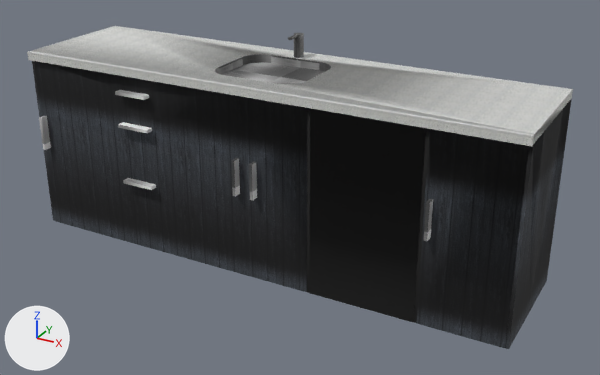
The COLLADA model meshes/Kitchen Counter/kitchen-counter.dae: old version first, new version second.
Camera for both pictures: a camera (50 mm lens) standing at (1.848, -3.179, 1.942) and looking at (0.116, -0.03, 0.367). The axes (+X, +Y, +Z) are drawn at lower left. The lights are the same throughout. Vertices at the same position are counted once.

Names of what the first picture shows: 'SketchUp'.
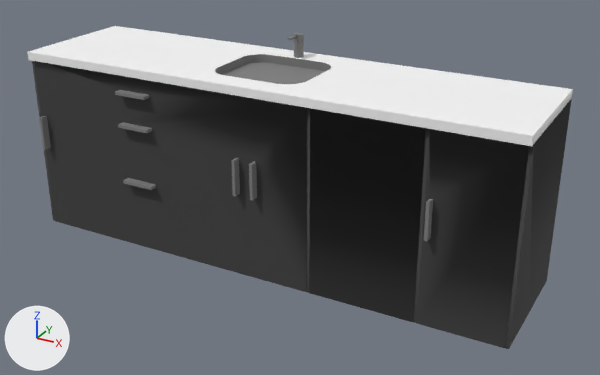
Patch to the scene script:
```diff
--- a/meshes/Kitchen Counter/kitchen-counter.dae.py
+++ b/meshes/Kitchen Counter/kitchen-counter.dae.py
@@ img_black_jpg @@
+img_black_jpg = load_image('black.jpg', 'kitchen-counter/black.jpg', 512, 512, 'sRGB')
@@ img_metal_jpg @@
+img_metal_jpg = load_image('metal.jpg', 'kitchen-counter/metal.jpg', 512, 512, 'sRGB')
@@ img_dark_black_jpg @@
+img_dark_black_jpg = load_image('dark_black.jpg', 'kitchen-counter/dark_black.jpg', 512, 512, 'sRGB')
@@ img_countertop_jpg @@
+img_countertop_jpg = load_image('countertop.jpg', 'kitchen-counter/countertop.jpg', 512, 512, 'sRGB')
@@ mat_black @@
+mat_black = principled_material('black')
+mat_black.texture = img_black_jpg
+mat_black.roughness = 0.9
@@ mat_metal @@
+mat_metal = principled_material('metal')
+mat_metal.texture = img_metal_jpg
+mat_metal.roughness = 0.9
@@ mat_dark_black @@
+mat_dark_black = principled_material('dark_black')
+mat_dark_black.texture = img_dark_black_jpg
+mat_dark_black.roughness = 0.9
@@ mat_countertop @@
+mat_countertop = principled_material('countertop')
+mat_countertop.texture = img_countertop_jpg
+mat_countertop.roughness = 0.9
@@ me_sketchup @@
 # used by ob_sketchup; location = (0.0, 0.0, 0.0)
-me_sketchup.from_pydata(...)  # 292 vertices, 607 faces; spans x -1.23..1.23, y -0.35..0.31, z 0.0..1.03
+me_sketchup.from_pydata(...)  # 289 vertices, 592 faces; spans x -1.23..1.23, y -0.35..0.31, z 0.0..1.03
+# me_sketchup part 1
+# 3 vertices are removed from x 1.23, y -0.31..0.0, z 0.88..0.92
+# 246 faces are deleted
+# 4 vertices move within x -0.05..-0.02, y 0.14..0.22, z 1.02..1.03
+# 28 new faces join them, mat_black (picture img_black_jpg)
+# 33 new faces join them, mat_countertop (picture img_countertop_jpg)
+# 160 new faces join them, mat_metal (picture img_metal_jpg)
+# 7 new faces join them, mat_material (white #ffffff)
+# 3 new faces join them, mat_dark_black (picture img_dark_black_jpg)
+# me_sketchup part 2: 4 faces spanning x 0.32..0.82, y -0.31, z 0.0..0.88 switch from mat_material_4 (picture img_material_4_jpg) to mat_dark_black (picture img_dark_black_jpg)
+# me_sketchup part 3: 79 faces spanning x -1.23..1.23, y -0.33..0.31, z 0.88..0.92 switch from mat_material_1 (picture img_material_1_jpg) to mat_countertop (picture img_countertop_jpg)
+# me_sketchup part 4: 44 faces spanning x -1.23..1.23, y -0.31..0.31, z 0.0..0.88 switch from mat_material_3 (picture img_material_3_jpg) to mat_black (picture img_black_jpg)
+# me_sketchup part 5: 14 faces spanning x -0.68..-0.02, y -0.35..0.2, z 0.64..1.02 switch from mat_material (white #ffffff) to mat_metal (picture img_metal_jpg)
+# me_sketchup part 6: 250 faces spanning x -1.23..1.23, y -0.35..0.31, z 0.35..1.03 switch from mat_material_6 (picture img_material_6_jpg) to mat_metal (picture img_metal_jpg)
+# me_sketchup part 7: 18 faces spanning x -1.19..0.05, y -0.35..-0.31, z 0.41..0.8 switch from mat_material_5 (picture img_material_5_jpg) to mat_metal (picture img_metal_jpg)
```

What differs and where, as boxes (x1, y1, x2, y2) in the pictures (600 x 375 px; the box of a moved part takes in the faces that stretch with it):
part 1 of me_sketchup, moved or reshaped: (32, 33, 573, 348) in both
part 2 of me_sketchup, recoloured: (310, 128, 426, 322) in both
part 3 of me_sketchup, recoloured (grey to white): (27, 26, 568, 146) in both
part 4 of me_sketchup, recoloured: (47, 90, 571, 339) in both
part 5 of me_sketchup, recoloured: (118, 122, 151, 130) in both
part 6 of me_sketchup, recoloured: (41, 33, 433, 241) in both
part 7 of me_sketchup, recoloured: (39, 116, 253, 201) in both
